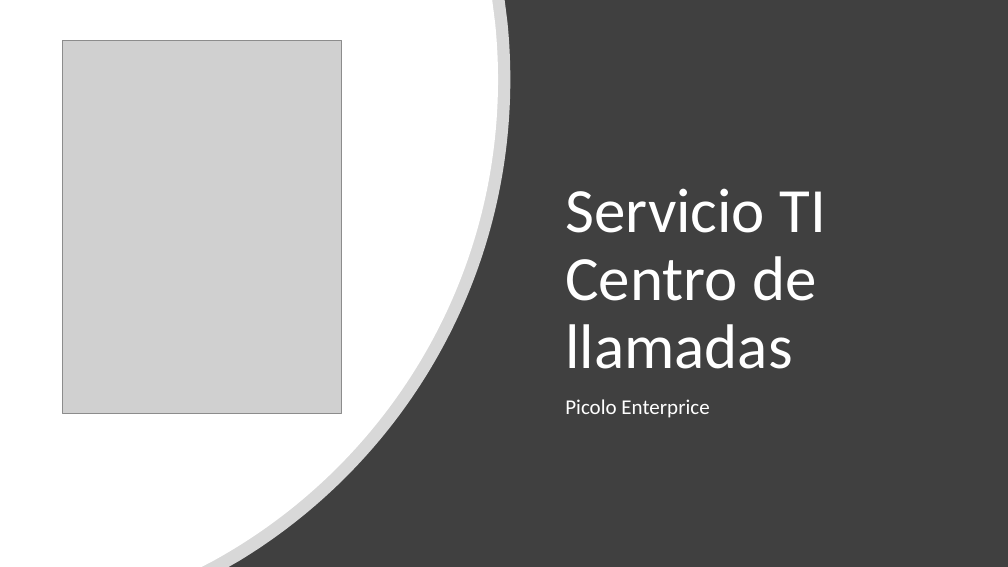
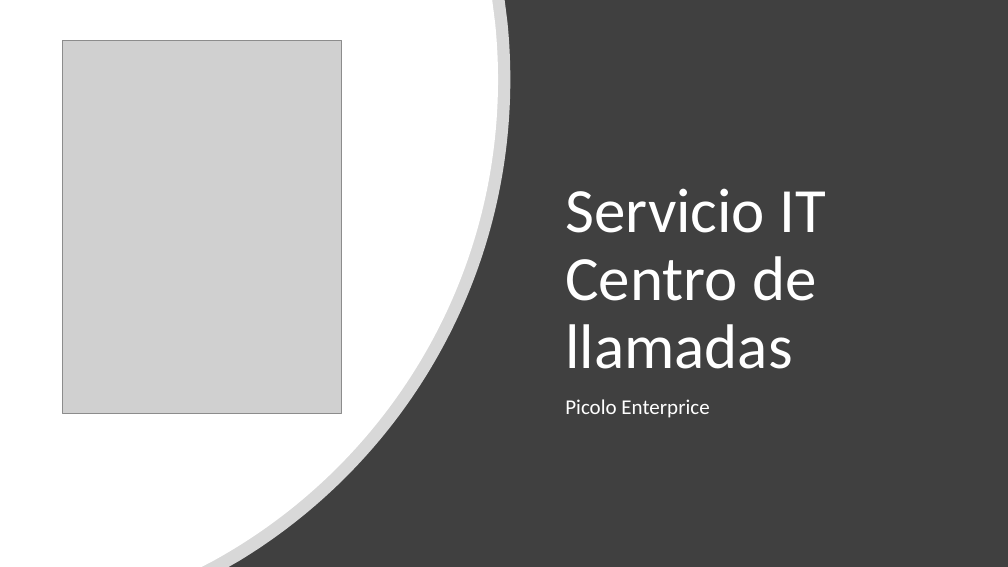
Before and after one commit to ramacal/Simulacion, a slide deck: slide 1 of Simulación/datos Sistema/UTN - Simulacion - Equipo 5 -TP N°6 Picolo.pptx. Drawn at 1008x567 pixels with LibreOffice and Linux fonts; fonts in the diff are those of the drawing; grey boxes stand for pictures. Boxes give left, top, right and bottom in pixels: in the first picture for what was removed or moved away, otherwise in the second. Text is boxed around its words. In the diff, an @@ line names an element or a change of style, - is before the commit and + after.

```diff
--- a/Simulación/datos Sistema/UTN - Simulacion - Equipo 5 -TP N°6 Picolo.pptx
+++ b/Simulación/datos Sistema/UTN - Simulacion - Equipo 5 -TP N°6 Picolo.pptx
@@ title at box(565, 188, 826, 369): text changed @@
-Servicio TI
-Centro de llamadas
+Servicio IT
+Centro de llamadas
```
Also in this commit, not shown: 1 other slide changed.
